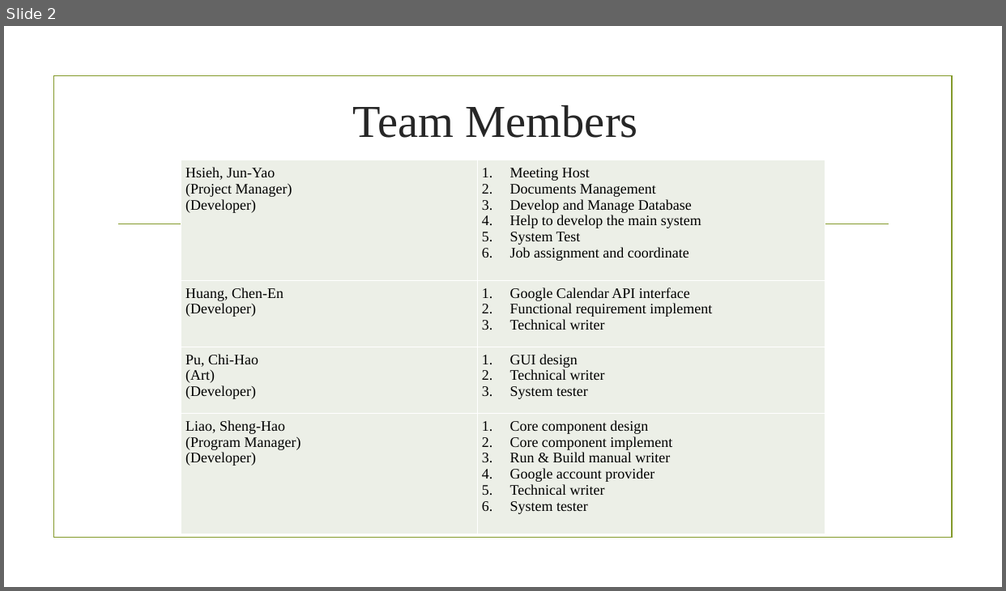
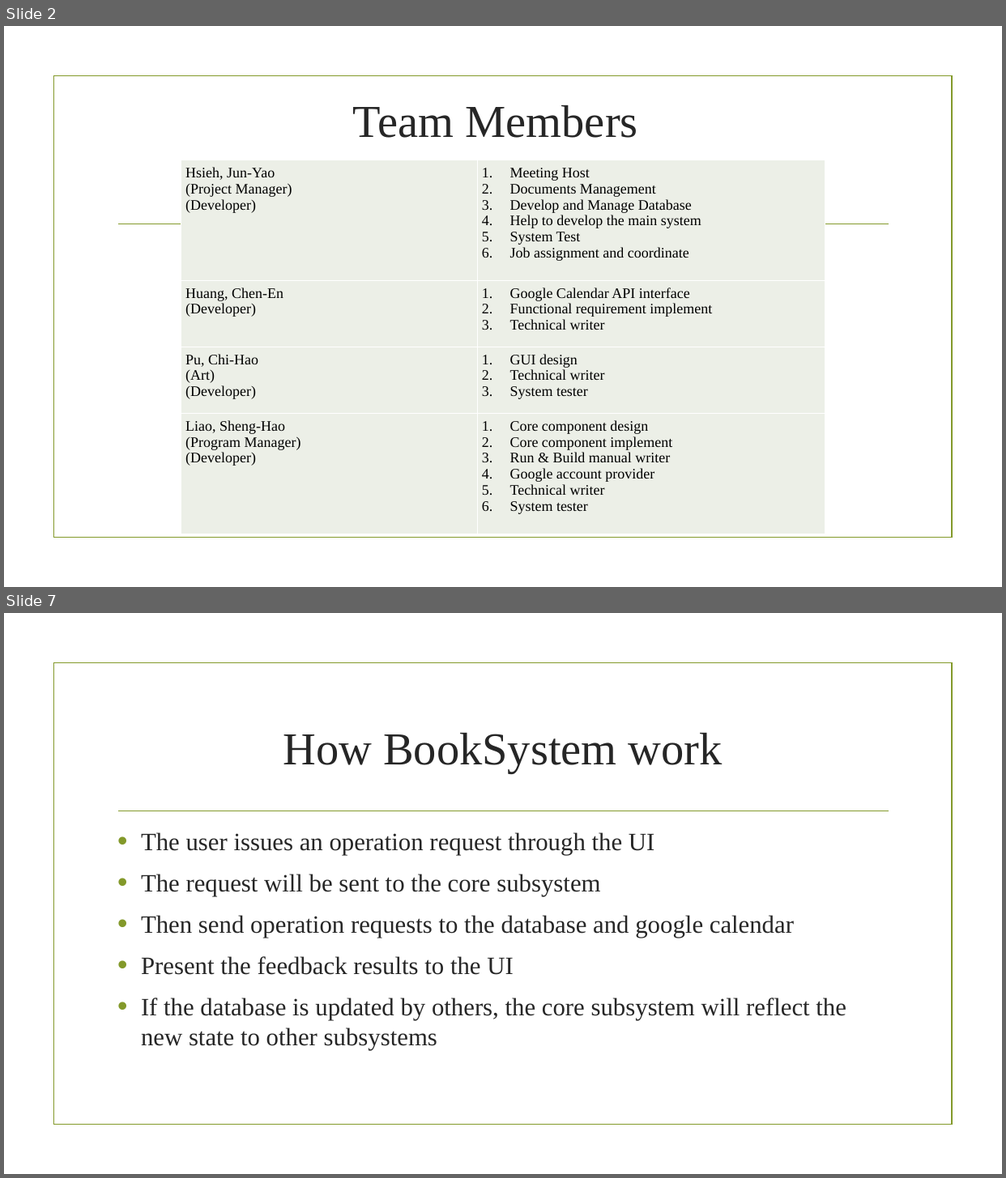
Before and after one commit to BrendonJYHsieh/BookSystem, a slide deck: Final Project/liao.pptx. Shown one above the other, each under a label of ours: slide 2 before the commit, slides 2 and 7 after it; the slides between them are not shown. The pictures are 1006x591 and 1006x1178 pixels, drawn with LibreOffice and Linux fonts; fonts in the diff are those of the drawing; background and template pictures are left out. Boxes give left, top, right and bottom in pixels: in the first picture for what was removed or moved away, otherwise in the second. Text is boxed around its words. In the diff, an @@ line names an element or a change of style, - is before the commit and + after.

Commit message:
ppt

```diff
--- a/Final Project/liao.pptx
+++ b/Final Project/liao.pptx
@@ slide 7 added at box(4, 613, 1002, 1174), background picture (left out); not listed: 2 template elements that a slide beside it also shows @@
@@ title added at box(283, 733, 722, 773), 44 pt, text #262626 @@
+How BookSystem work
@@ text added at box(141, 833, 846, 1050), 24 pt, text #262626 @@
+• The user issues an operation request through the UI
+• The request will be sent to the core subsystem
+• Then send operation requests to the database and google calendar
+• Present the feedback results to the UI
+• If the database is updated by others, the core subsystem will reflect the new state to other subsystems
```
Also in this commit, not shown: 10 other slides added, 1 slide removed.
